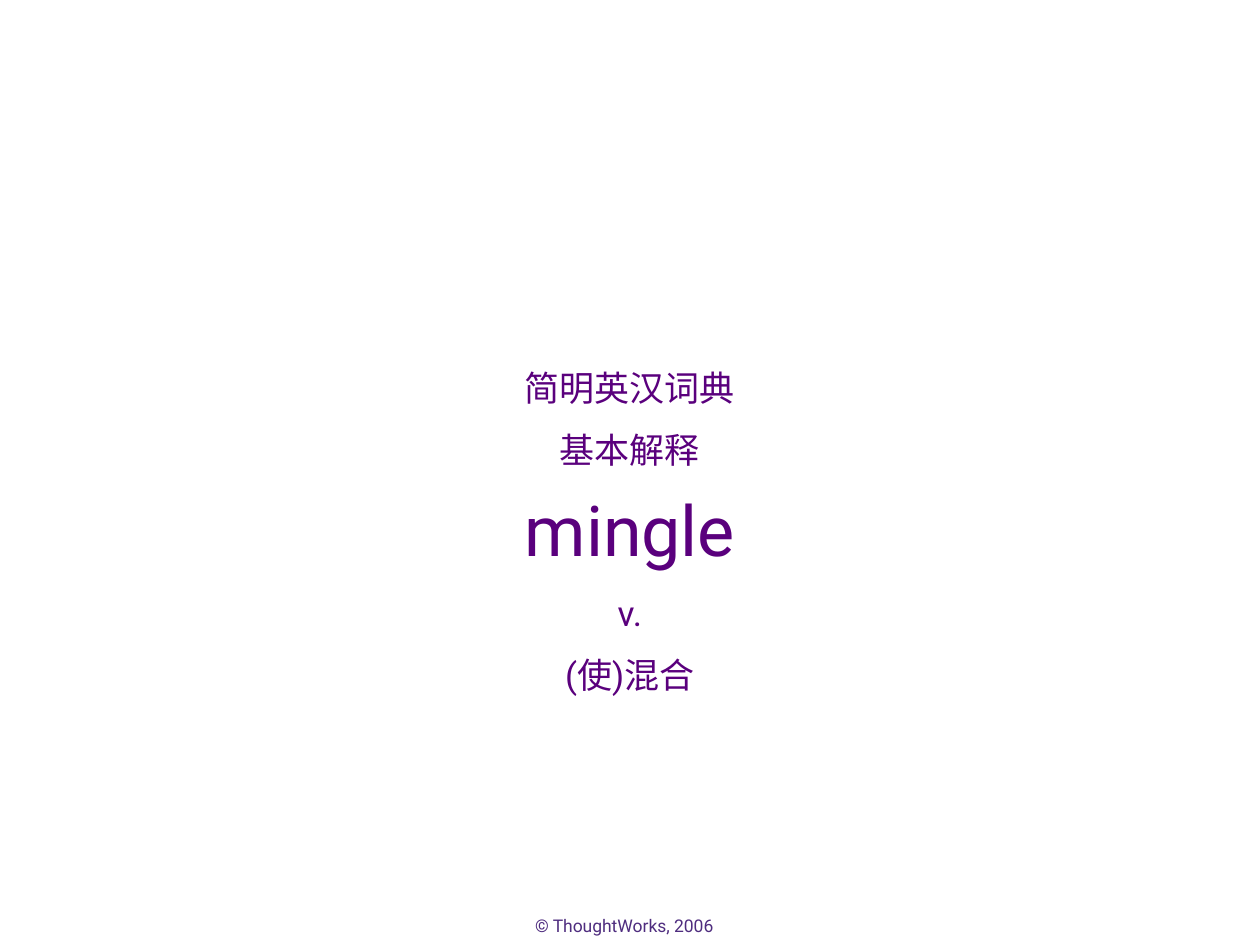
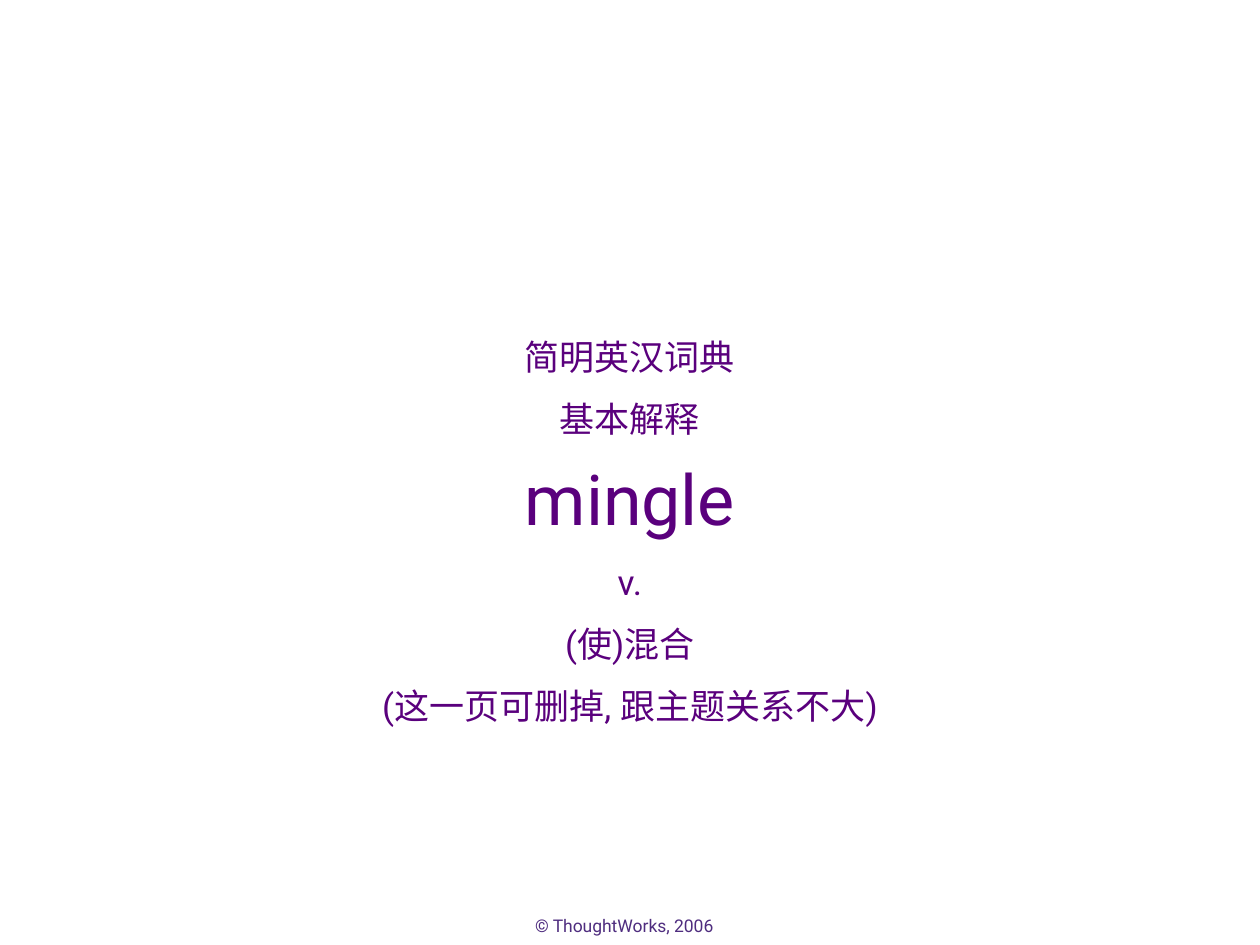
Before and after one commit to whimet/agilechina, a slide deck: slide 13 of docs/demo.ppt (slide 9 before the commit). Drawn at 1260x945 pixels with LibreOffice and Linux fonts; fonts in the diff are those of the drawing; background and template pictures are left out. Boxes give left, top, right and bottom in pixels: in the first picture for what was removed or moved away, otherwise in the second. Text is boxed around its words. In the diff, an @@ line names an element or a change of style, - is before the commit and + after.

```diff
--- a/docs/demo.ppt
+++ b/docs/demo.ppt
@@ subtitle at bbox=[382, 689, 878, 727]: paragraph added @@
+(这一页可删掉, 跟主题关系不大)
```
Also in this commit, not shown: 4 other slides changed, 7 slides added, 2 slides removed.
